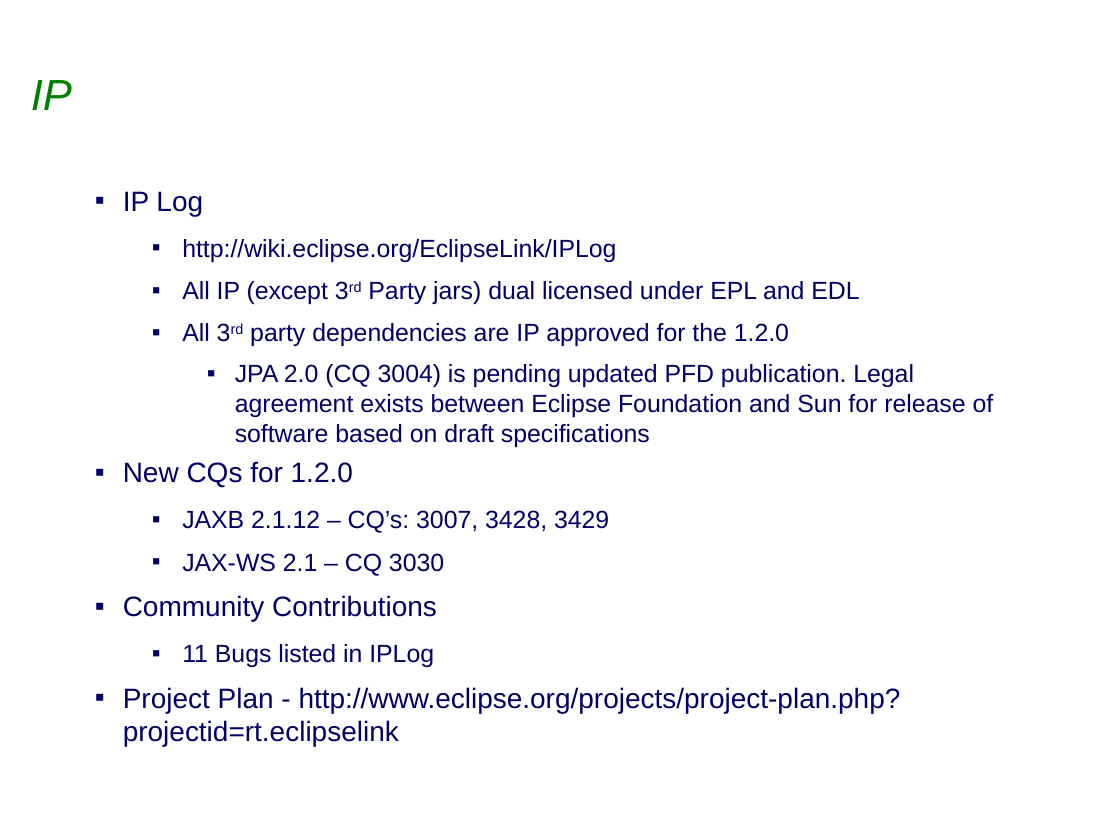
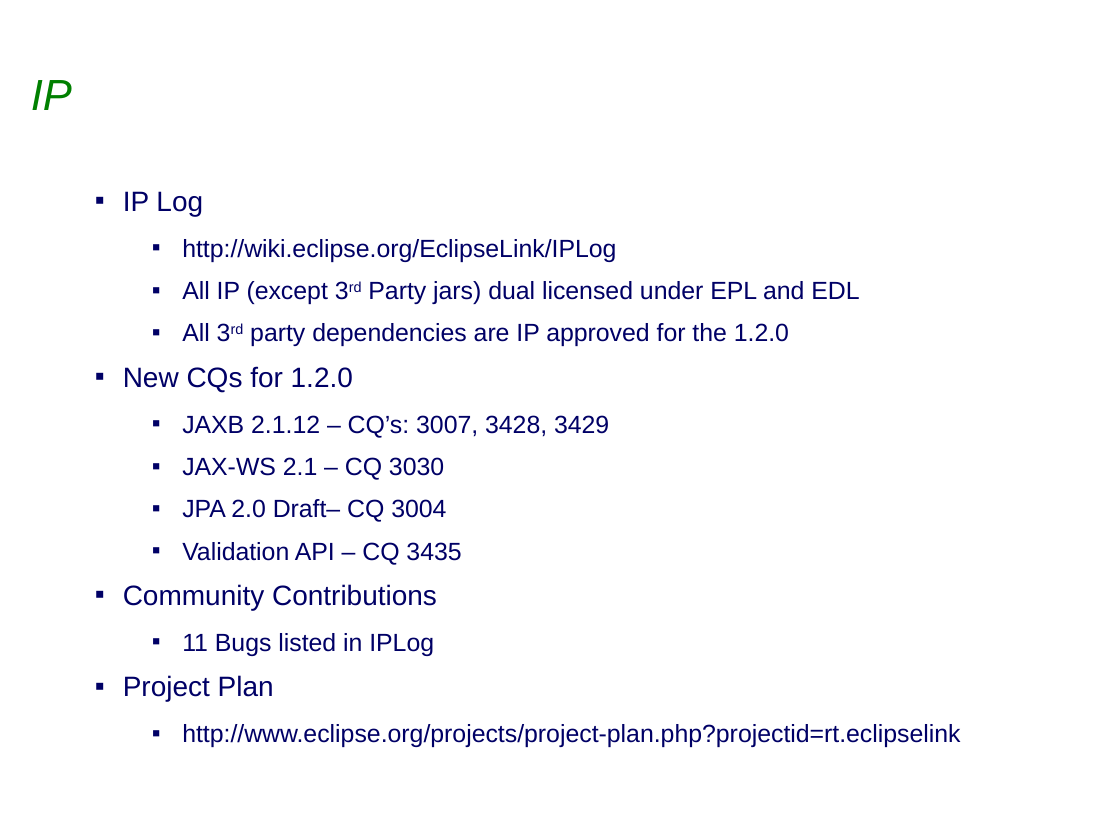
Before and after one commit to bfg-repo-cleaner-demos/eclipselink.runtime-bfg-strip-big-blobs, a slide deck: slide 13 of project-admin/Eclipselink_1.2.0_Release_Review.ppt (slide 14 before the commit). Drawn at 1120x840 pixels with LibreOffice and Linux fonts; fonts in the diff are those of the drawing; background and template pictures are left out. Boxes give left, top, right and bottom in pixels: in the first picture for what was removed or moved away, otherwise in the second. Text is boxed around its words. In the diff, an @@ line names an element or a change of style, - is before the commit and + after.

Commit message:
Final draft of release review slides for 1.2.0 and PDF snapshot of IPLog
Former-commit-id: 7f524c917e27d283ecf38907564aee7c9f79c61d

```diff
--- a/project-admin/Eclipselink_1.2.0_Release_Review.ppt
+++ b/project-admin/Eclipselink_1.2.0_Release_Review.ppt
@@ text at (x1=235, y1=364, x2=994, y2=447): paragraph removed @@
-    ▪ JPA 2.0 (CQ 3004) is pending updated PFD publication. Legal agreement exists between Eclipse Foundation and Sun for release of software based on draft specifications
@@ text at (x1=182, y1=499, x2=461, y2=565): paragraphs added @@
+  ▪ JPA 2.0 Draft– CQ 3004
+  ▪ Validation API – CQ 3435
@@ text at (x1=123, y1=675, x2=960, y2=747): text changed; size 18 to 16 pt @@
-▪ Project Plan - http://www.eclipse.org/projects/project-plan.php?projectid=rt.eclipselink
+▪ Project Plan
+  ▪ http://www.eclipse.org/projects/project-plan.php?projectid=rt.eclipselink
```
Also in this commit, not shown: 9 other slides changed, 1 slide removed, 1 other file.
